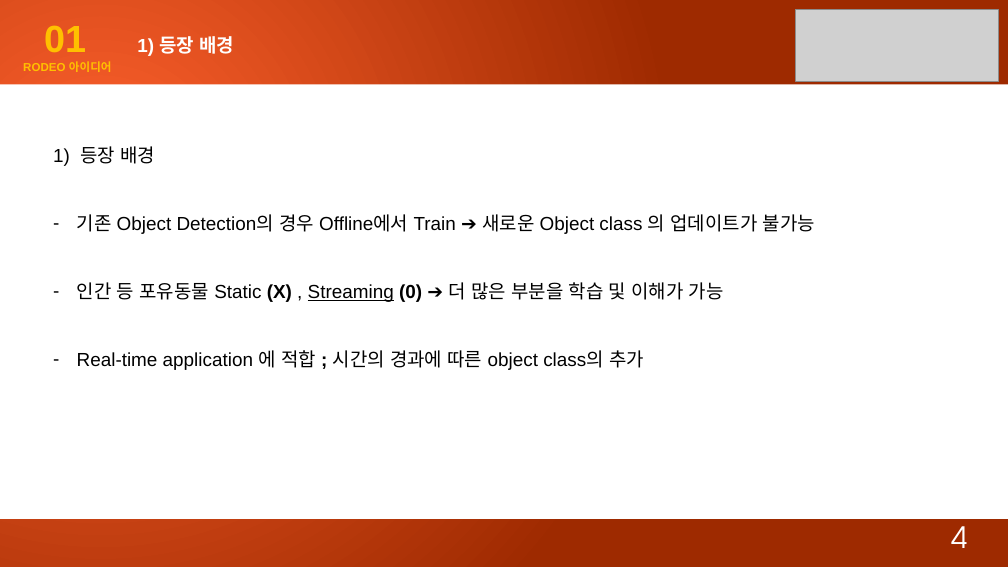
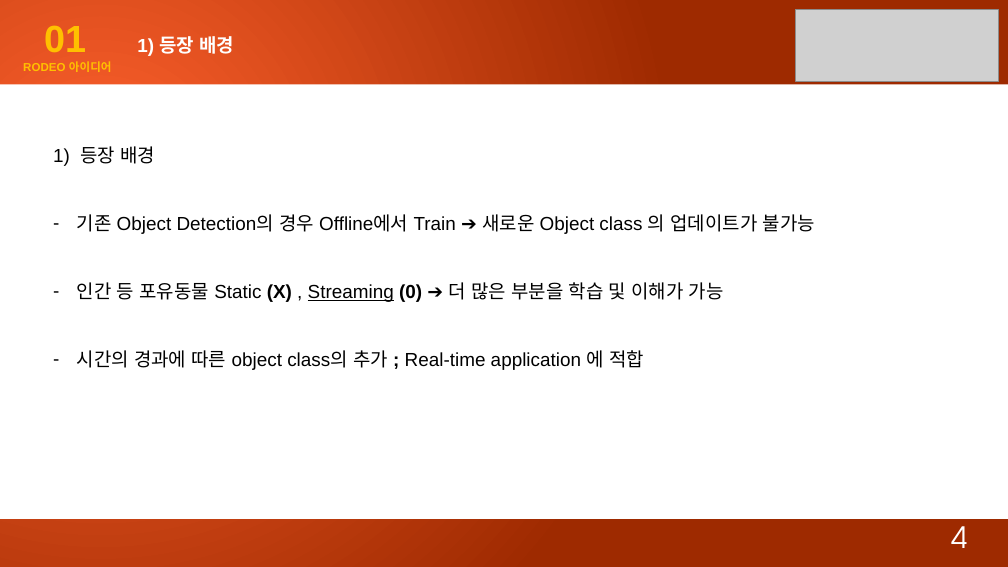
Before and after one commit to star6973/unmanned-payment-system, a slide deck: slide 4 of PPT/KwonHH/RODEO_Replay for Online Object Detection.pptx. Drawn at 1008x567 pixels with LibreOffice and Linux fonts; fonts in the diff are those of the drawing; grey boxes stand for pictures. Boxes give left, top, right and bottom in pixels: in the first picture for what was removed or moved away, otherwise in the second. Text is boxed around its words. In the diff, an @@ line names an element or a change of style, - is before the commit and + after.

```diff
--- a/PPT/KwonHH/RODEO_Replay for Online Object Detection.pptx
+++ b/PPT/KwonHH/RODEO_Replay for Online Object Detection.pptx
@@ text at bbox=[77, 350, 644, 370]: text changed @@
-– Real-time application 에 적합 ; 시간의 경과에 따른 object class의 추가
+– 시간의 경과에 따른 object class의 추가 ; Real-time application 에 적합
```
Also in this commit, not shown: 1 other slide changed, 1 slide removed, 3 other files.
